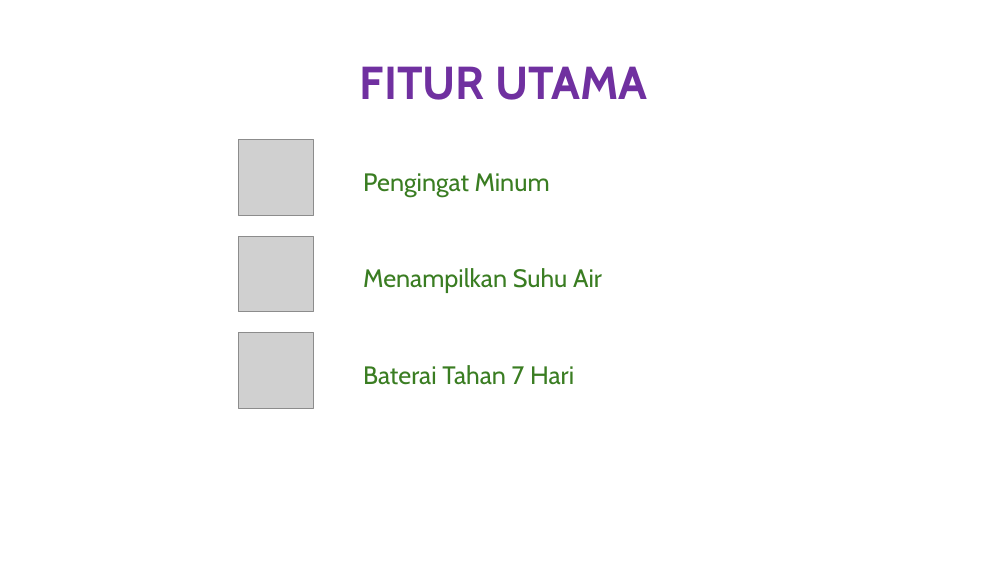
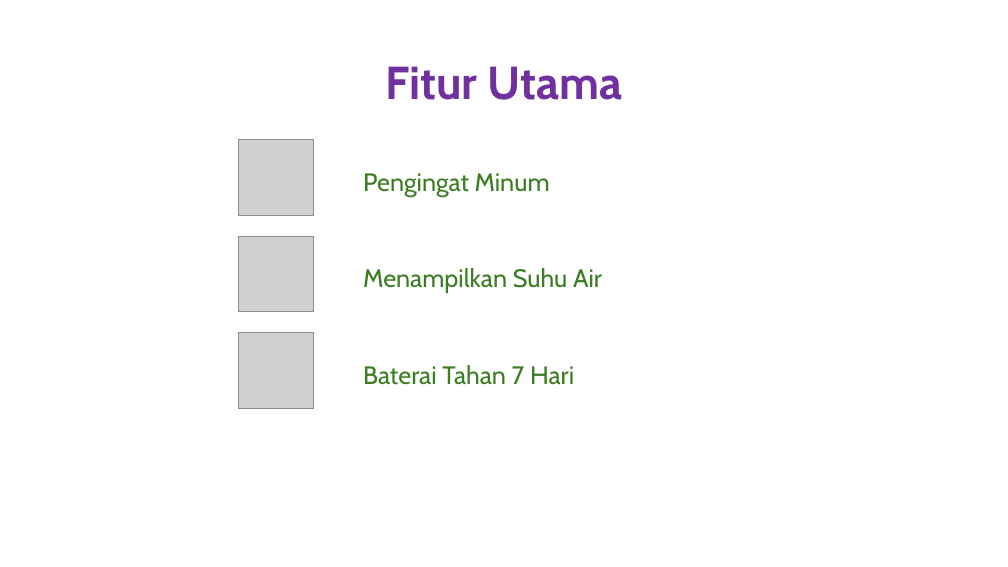
Before and after one commit to onysu/kursus, a slide deck: slide 2 of assets/files/SmartBottle.pptx. Drawn at 1008x567 pixels with LibreOffice and Linux fonts; fonts in the diff are those of the drawing; grey boxes stand for pictures. Boxes give left, top, right and bottom in pixels: in the first picture for what was removed or moved away, otherwise in the second. Text is boxed around its words. In the diff, an @@ line names an element or a change of style, - is before the commit and + after.

```diff
--- a/assets/files/SmartBottle.pptx
+++ b/assets/files/SmartBottle.pptx
@@ title at [385,66,623,100]: text changed @@
-FITUR UTAMA
+Fitur Utama
```
Also in this commit, not shown: 4 other slides changed, 3 other files.
